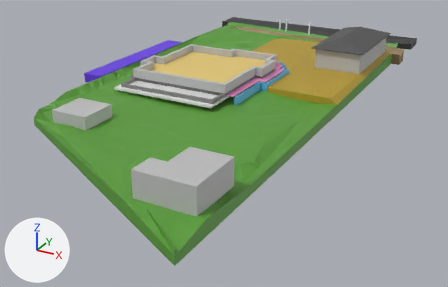
What one commit did to the glTF model bobrovoeGP.glb.
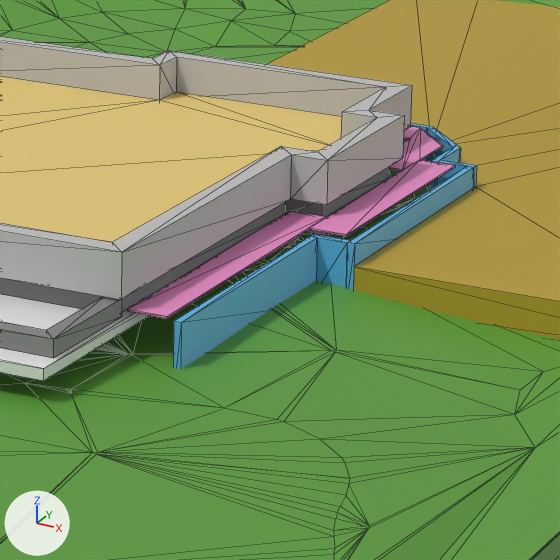
Each version appears first whole from a camera (50 mm lens) standing at (59.6, -35.5, 29.7) and looking at (21.3, 34.1, -5.1), and next in a close-up on the part from 45% to 68% of the width and 14% to 49% of the height. Every picture has the same lights, and +X, +Y and +Z are marked at lower left. The last two pictures show the newer version. The close-ups show mesh edges as thin lines. Where no turn or scale is listed for an object, it has been applied to the vertices.

Before the edit, the objects in view are built like this:
```python
me_id166_001 = bpy.data.meshes.new('ID166.001')
me_id166_001.from_pydata(...)  # 56 vertices, 112 faces; spans x -8.3..8.3, y -7.2..8.8, z -0.7..-0.2
me_id166_001.materials.append(mat_ребра)  # grey #828282
me_id204_001 = bpy.data.meshes.new('ID204.001')
me_id204_001.from_pydata(...)  # 28 vertices, 51 faces; spans x -8.0..8.0, y -6.9..8.5, z -0.7..0.0
me_id204_001.materials.append(mat_ноль)  # yellow #e7cb77
me_id42_002 = bpy.data.meshes.new('ID42.002')
me_id42_002.from_pydata(...)  # a box spanning x 26.55..27.59, y 19.11..19.31, z -2.47..-0.7
me_id42_002.materials.append(mat_подпорная_стена)  # blue #5eb4e7
ob_рљрѕрјрїрѕрѕр_рѕс__12_001 = bpy.data.objects.new('РљРѕРјРїРѕРЅР_РЅС__12.001', me_id42_002)
ob_рљрѕрјрїрѕрѕр_рѕс__12_001.location = (-2.57, 20.28, 3.48)
ob_рљрѕрјрїрѕрѕр_рѕс__21_001 = bpy.data.objects.new('РљРѕРјРїРѕРЅР_РЅС__21.001', me_id166_001)
ob_рљрѕрјрїрѕрѕр_рѕс__21_001.location = (15.14, 39.32, 3.33)
ob_рљрѕрјрїрѕрѕр_рѕс__24_001 = bpy.data.objects.new('РљРѕРјРїРѕРЅР_РЅС__24.001', me_id204_001)
ob_рљрѕрјрїрѕрѕр_рѕс__24_001.location = (15.14, 39.32, 3.33)
# also in view: 'РљРѕРјРїРѕРЅР_РЅС__19.001' at (25.1, 53.1, 1.7); 'РљРѕРјРїРѕРЅР_РЅС__13.001' at (24.1, 35.7, 1.9); 'РљРѕРјРїРѕРЅР_РЅС__1.003' at (19.2, 33.9, 1.5); 'РљРѕРјРїРѕРЅР_РЅС__22.001' at (15.3, 30.5, 2.9); 'РљРѕРјРїРѕРЅР_РЅС__26.003' at (20.2, 40.8, 2.8)
```
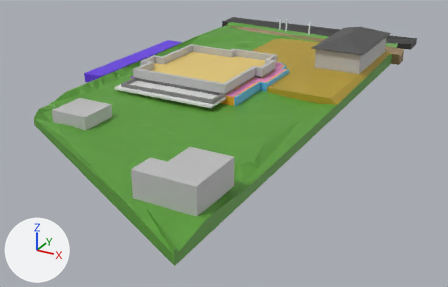
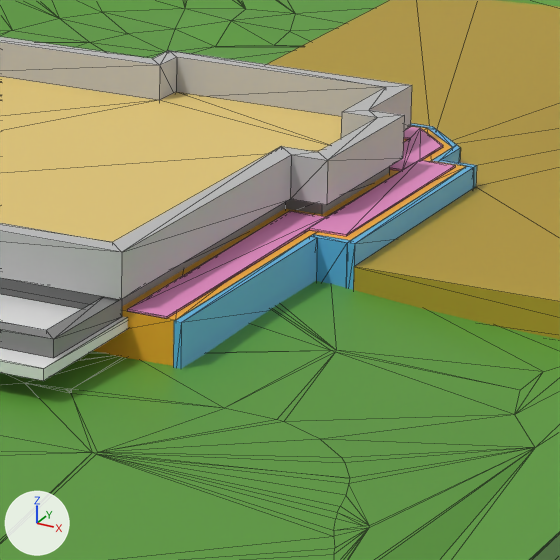
The newer file is also turned or shifted as a whole; pictures and numbers use the older file's frame.

Patch to the scene script:
```diff
--- a/bobrovoeGP.glb.py
+++ b/bobrovoeGP.glb.py
@@ mat_заполнение_подпорной @@
+mat_заполнение_подпорной = principled_material('заполнение подпорной')
+mat_заполнение_подпорной.base_color = (0.904, 0.423, 0.0248)  # orange #f4ae2c
@@ me_id4_003 @@
+me_id4_003.from_pydata(...)  # 18 vertices, 32 faces; spans x -0.3..8.8, y 0.1..17.6, z 0.0..2.8
+me_id4_003.materials.append(mat_заполнение_подпорной)  # orange #f4ae2c
@@ ob_group_0_001 @@
+ob_group_0_001 = bpy.data.objects.new('group_0.001', me_id4_003)
+ob_group_0_001.location = (16.2, 32.07, 0.0)
```

What differs and where, as boxes (x1, y1, x2, y2) in the close-ups (560 x 560 px):
'group_0.001', added
    after: (93, 126, 466, 366)
